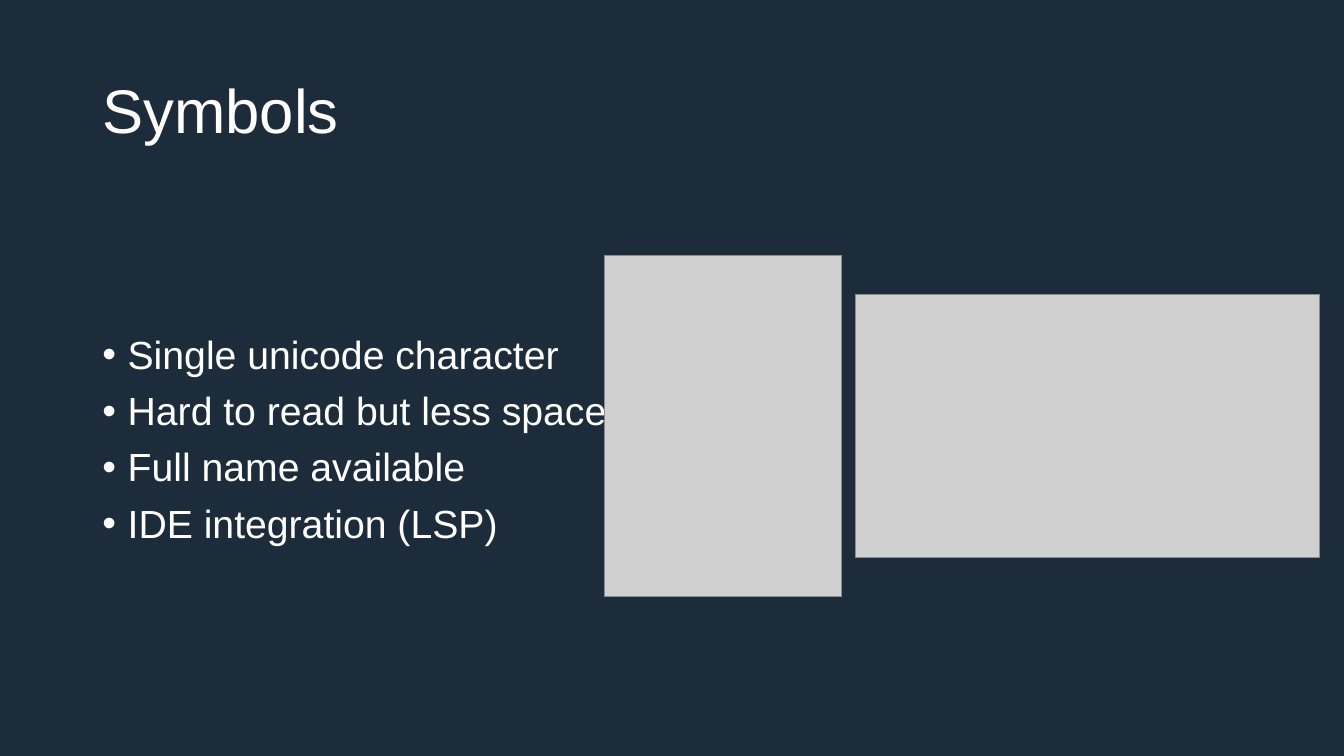
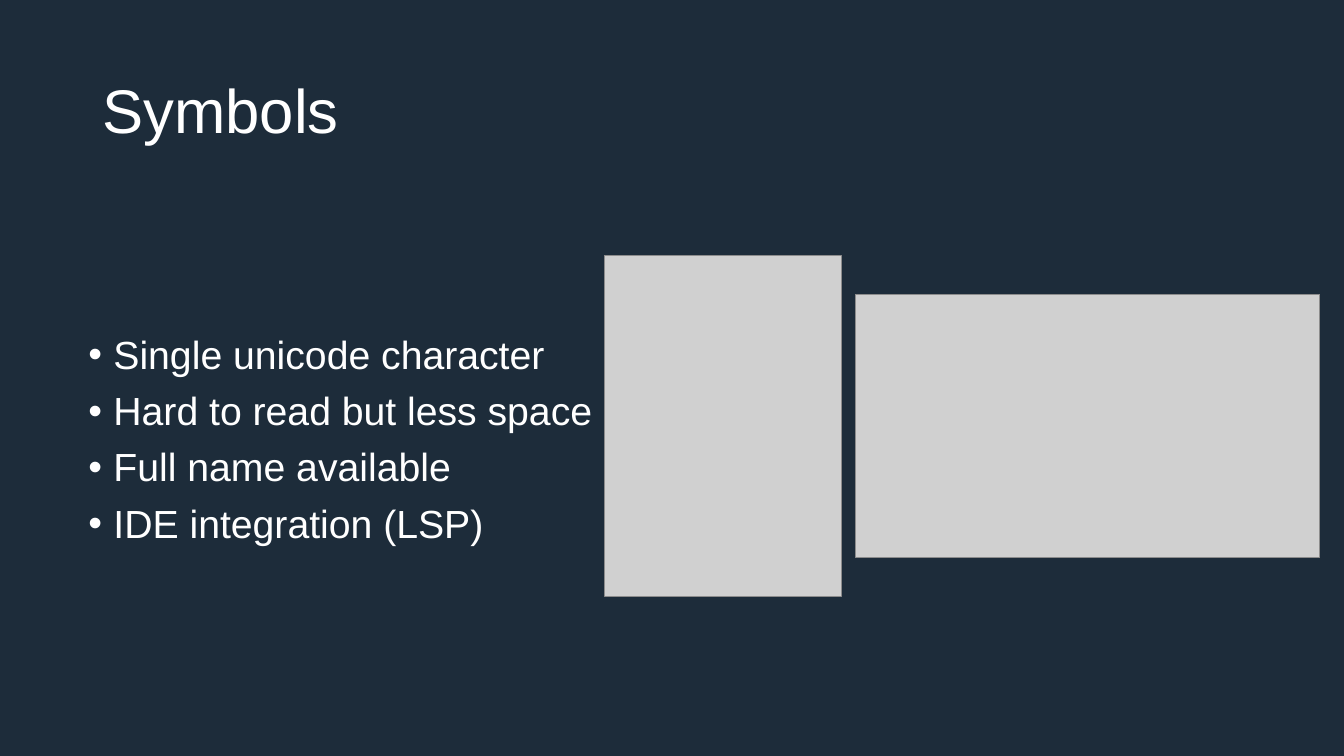
Before and after one commit to IEscher/PLM_uiua, a slide deck: slide 5 of documents/Presentation.pptx. Drawn at 1344x756 pixels with LibreOffice and Linux fonts; fonts in the diff are those of the drawing; grey boxes stand for pictures. Boxes give left, top, right and bottom in pixels: in the first picture for what was removed or moved away, otherwise in the second. Text is boxed around its words. In the diff, an @@ line names an element or a change of style, - is before the commit and + after.

```diff
--- a/documents/Presentation.pptx
+++ b/documents/Presentation.pptx
@@ text "Single unicode character": place and size @@
-text "Single unicode character" at [128, 340, 606, 546]
+text "Single unicode character" at [113, 340, 592, 546]
```
Also in this commit, not shown: 1 other slide changed.
